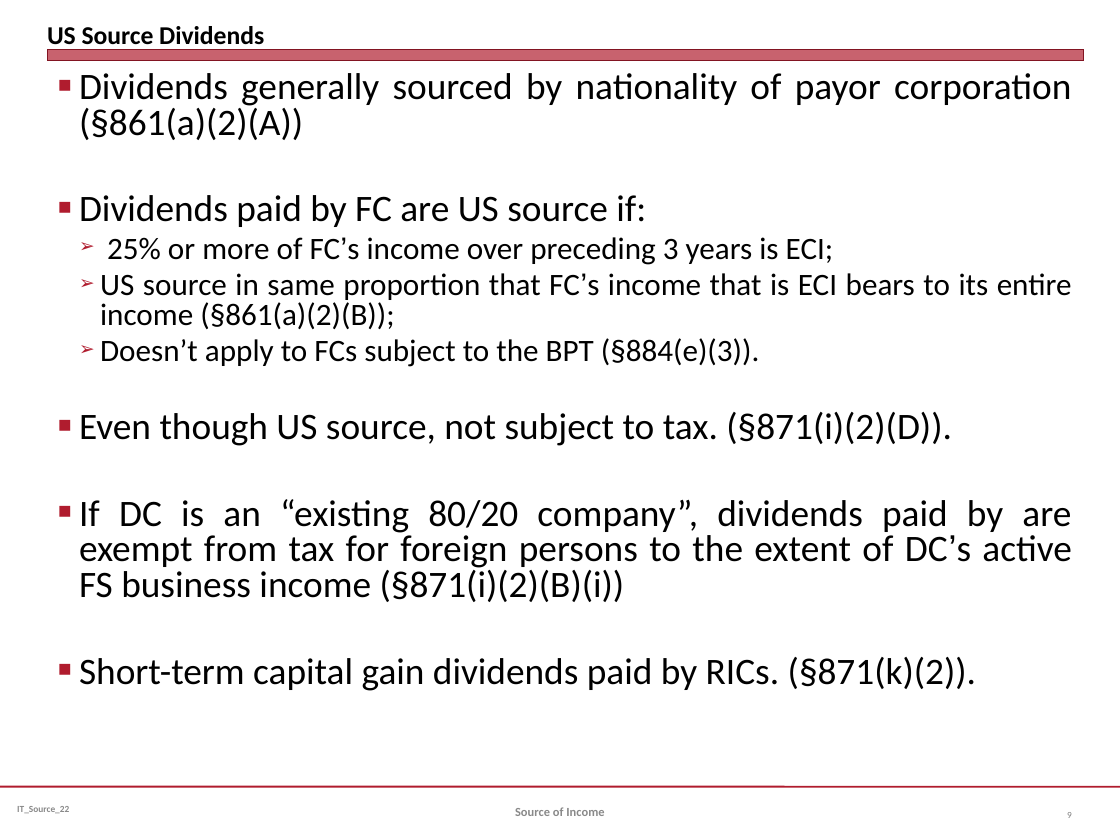
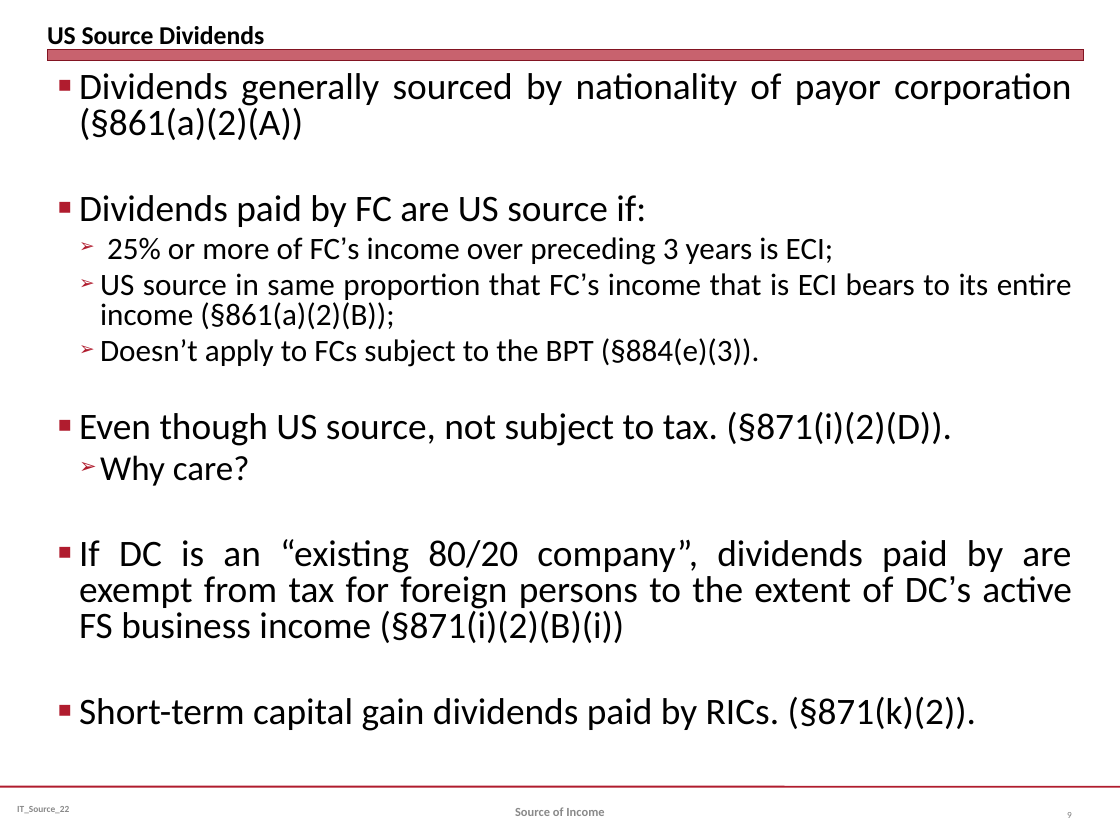
Before and after one commit to jmc877/International-Tax, a slide deck: slide 9 of slides/IT_Source_IntDiv_22.pptx. Drawn at 1120x840 pixels with LibreOffice and Linux fonts; fonts in the diff are those of the drawing. Boxes give left, top, right and bottom in pixels: in the first picture for what was removed or moved away, otherwise in the second. Text is boxed around its words. In the diff, an @@ line names an element or a change of style, - is before the commit and + after.

```diff
--- a/slides/IT_Source_IntDiv_22.pptx
+++ b/slides/IT_Source_IntDiv_22.pptx
@@ text at (x1=100, y1=455, x2=250, y2=486): paragraph added @@
+  ➢ Why care?
```
Also in this commit, not shown: 6 other slides changed, 3 other files.
